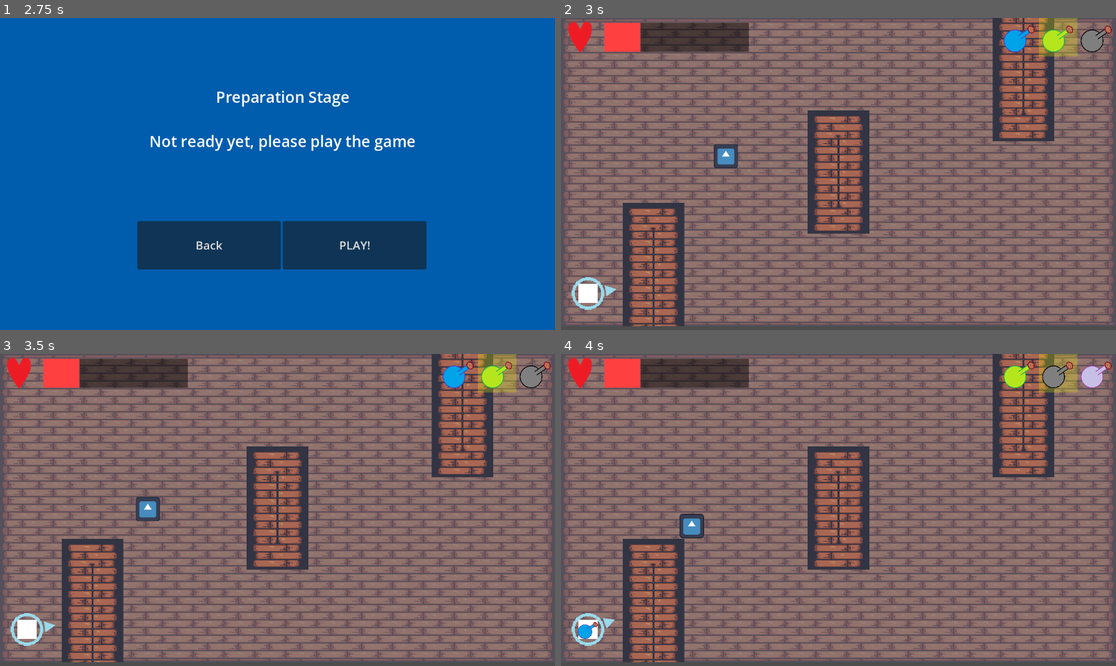
Above: before the commit, frames 1-4 (two rows, left to right).
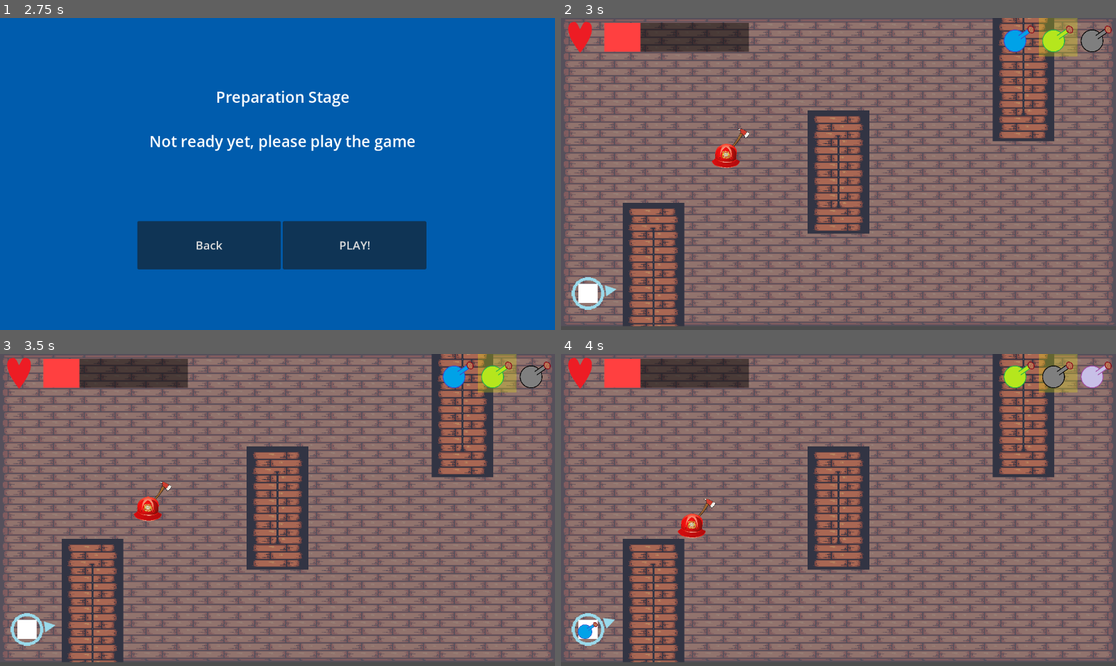
Above: after the commit, the same moments.

Repository: K-O-META/Alchemy_Prot_1
Game: Godot game, scene res://Stages/MenuStage/menu_stage.tscn
Two runs of this game, one before a commit and one after it. Both use one fixed random seed, a clock stepped at 60 frames per second and the inputs below. The engine's default icon, where the game draws it, is replaced by a stand-in: a white triangle on a blue panel in a dark square.
Inputs (mouse positions are in pixels of both pictures, inside the frame that each line leads up to):
- Up to frame 1 (2.75 s): click "Start" at 0.5 s; click "Next" at 1.25 s; click "Next" at 2 s
- Up to frame 2 (3 s): click "PLAY!" at 2.75 s
- Up to frame 3 (3.5 s): no input
- Up to frame 4 (4 s): move the mouse to (960, 494) at 3.52 s; hold E (potion_switch_right) from 3.53 s (still down); click (960, 494) at 3.6 s

Frame 1 is identical in both runs. In frame 2, 0.4% of the frame differs, in the area x 27-35%, y 35-49%; in frame 3, 0.4%; in frame 4, 0.4%, in the area x 21-28%, y 46-60%.

Commit message:
Add firefigters attack animation

Diff:
--- /dev/null
+++ b/Entities/Enemies/axe.gd
@@ -0,0 +1,13 @@
+class_name Axe extends Sprite2D
+
+func animate() -> void:
+	# Placeholder for swing animation logic
+	print("Axe swung")
+	await rotate_360()
+
+
+
+func rotate_360() -> void:
+	var tween = create_tween()
+	tween.tween_property(self, "rotation_degrees", 360, 0.2).as_relative()
+	await tween.finished
--- a/Entities/Enemies/fire_fighter.tscn
+++ b/Entities/Enemies/fire_fighter.tscn
@@ -1,7 +1,9 @@
-[gd_scene load_steps=8 format=3 uid="uid://cvucfhvy8hid6"]
+[gd_scene load_steps=10 format=3 uid="uid://cvucfhvy8hid6"]
 
 [ext_resource type="Script" uid="uid://bxwrqmmm2t11d" path="res://Entities/Enemies/enemy_base.gd" id="1_72agv"]
-[ext_resource type="Texture2D" uid="uid://dxddkjftp836i" path="res://Assets/icon.svg" id="1_hfku6"]
+[ext_resource type="Texture2D" uid="uid://bggdxm83endq4" path="res://Entities/Enemies/art/firefighter.png" id="2_lq4a0"]
+[ext_resource type="Texture2D" uid="uid://cnoeothaiurjb" path="res://Entities/Enemies/art/axe.png" id="2_xaocg"]
+[ext_resource type="Script" uid="uid://d1l7oy0kk15dn" path="res://Entities/Enemies/axe.gd" id="3_si3oy"]
 [ext_resource type="Script" uid="uid://k5da5w661db8" path="res://Entities/Enemies/melee_attack.gd" id="3_ugeu3"]
 [ext_resource type="Script" uid="uid://c7ikf18t5bgs7" path="res://Entities/Enemies/rush_behaviour.gd" id="4_lq4a0"]
 [ext_resource type="PackedScene" uid="uid://psc1y6u8b60x" path="res://Entities/Components/health_component.tscn" id="5_xaocg"]
@@ -15,17 +17,26 @@
 [node name="FireFighter" type="CharacterBody2D" groups=["enemies"]]
 script = ExtResource("1_72agv")
 
+[node name="Axe" type="Sprite2D" parent="."]
+position = Vector2(1.90735e-06, 0)
+scale = Vector2(0.106303, 0.106303)
+texture = ExtResource("2_xaocg")
+centered = false
+offset = Vector2(0, -535.875)
+script = ExtResource("3_si3oy")
+
 [node name="Texture" type="Sprite2D" parent="."]
-scale = Vector2(0.394531, 0.394531)
-texture = ExtResource("1_hfku6")
+scale = Vector2(0.120462, 0.120462)
+texture = ExtResource("2_lq4a0")
 
 [node name="HitboxComponent" type="CollisionShape2D" parent="."]
 scale = Vector2(1.29487, 1.29487)
 shape = SubResource("RectangleShape2D_hfku6")
 
-[node name="MeleeAttack" type="Area2D" parent="." node_paths=PackedStringArray("cooldown_timer")]
+[node name="MeleeAttack" type="Area2D" parent="." node_paths=PackedStringArray("cooldown_timer", "weapon")]
 script = ExtResource("3_ugeu3")
 cooldown_timer = NodePath("AttackCooldown")
+weapon = NodePath("../Axe")
 
 [node name="AttackCooldown" type="Timer" parent="MeleeAttack"]
 one_shot = true
--- a/Entities/Enemies/melee_attack.gd
+++ b/Entities/Enemies/melee_attack.gd
@@ -1,6 +1,7 @@
 extends Area2D
 
 @export var cooldown_timer: Timer
+@export var weapon: Node2D
 var hit_target: Player = null
 var damage_amount: int = 10
 
@@ -24,4 +25,6 @@
 func attack(target: Player) -> void:
 		print("Attacking target: ", target.name)
 		# Replace with actual attack logic (effect.apply(target))
+		if weapon:
+			weapon.animate()  # Assuming the weapon has an animate method
 		target.take_damage(damage_amount)
--- a/Entities/Enemies/rush_behaviour.gd
+++ b/Entities/Enemies/rush_behaviour.gd
@@ -9,7 +9,7 @@
 
 
 func _assign_player_target() -> void:
-	target = get_tree().get_nodes_in_group("player")[0]
+	target = get_tree().get_nodes_in_group("player").front()
 	if not target:
 		print_debug("No player found in group 'player'.")
 
Binary file added: Entities/Enemies/art/axe.png
Not shown, added: Entities/Enemies/art/axe.png.import
Binary file added: Entities/Enemies/art/firefighter.png
Not shown, added: Entities/Enemies/art/firefighter.png.import
Not shown, added: Entities/Enemies/axe.gd.uid
